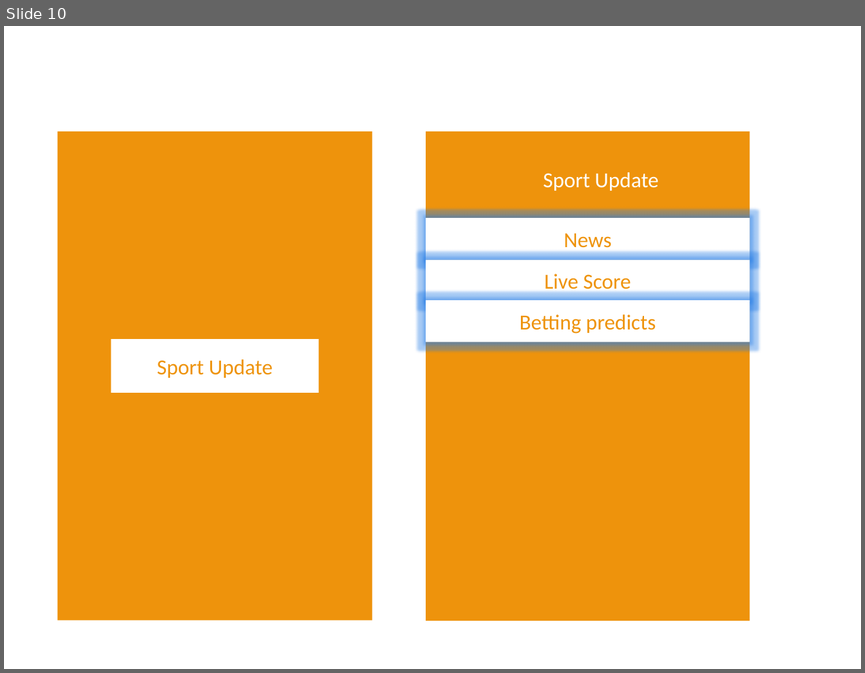
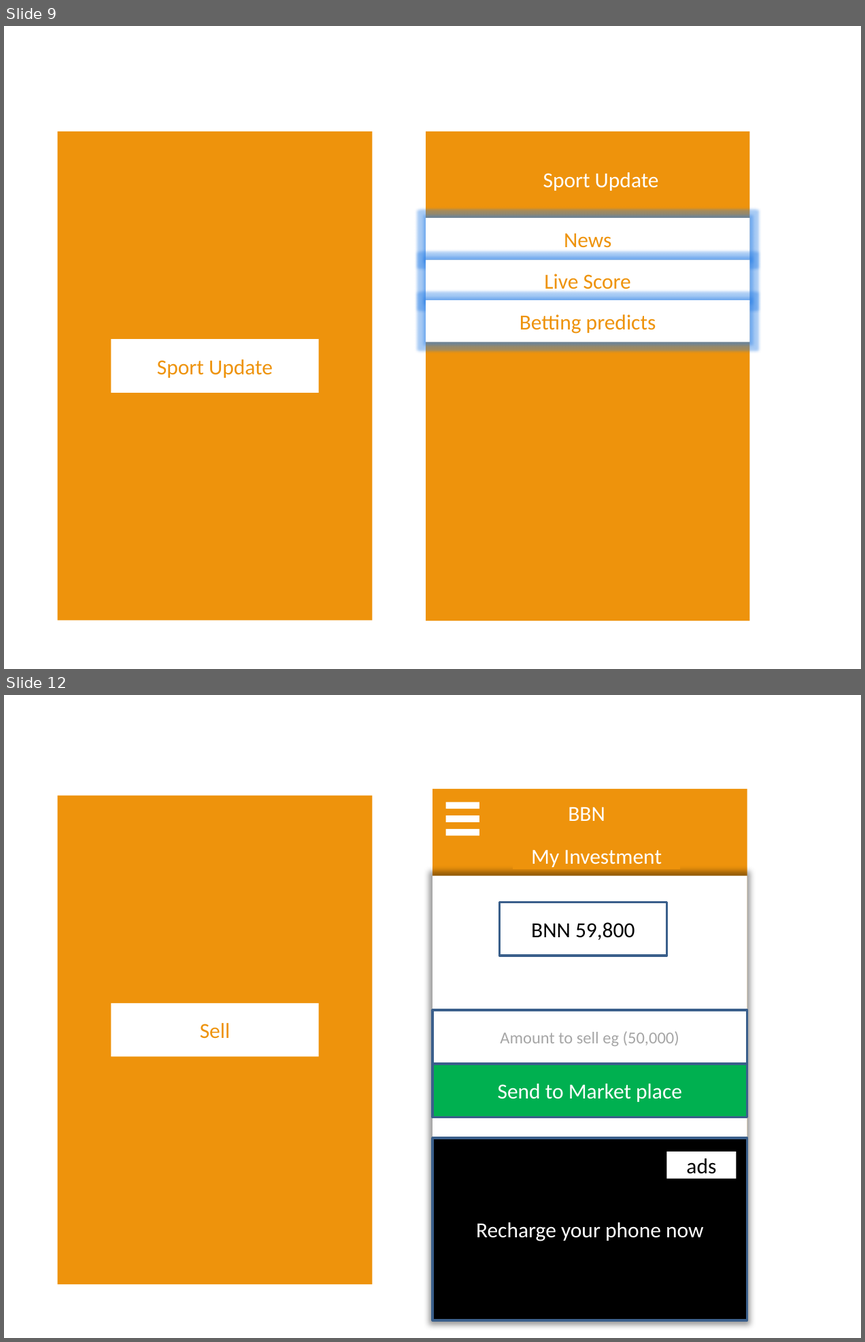
Before and after one commit to kleitz/BoonBuy, a slide deck: designs_mockups/Boonbuy Network app.pptx. Shown one above the other, each under a label of ours: slide 10 before the commit, slides 9 and 12 after it; the slides between them are not shown. The pictures are 865x673 and 865x1342 pixels, drawn with LibreOffice and Linux fonts; fonts in the diff are those of the drawing. Boxes give left, top, right and bottom in pixels: in the first picture for what was removed or moved away, otherwise in the second. Text is boxed around its words. In the diff, an @@ line names an element or a change of style, - is before the commit and + after.

```diff
--- a/designs_mockups/Boonbuy Network app.pptx
+++ b/designs_mockups/Boonbuy Network app.pptx
@@ slide 12 added at bbox=[4, 695, 861, 1338], background #FFFFFF @@
@@ rectangle added at bbox=[57, 795, 372, 1284], fill #EE930C @@
@@ rectangle added at bbox=[432, 788, 747, 1320], fill #EE930C @@
@@ rectangle added at bbox=[446, 802, 479, 809], fill #FFFFFF @@
@@ rectangle added at bbox=[446, 816, 479, 823], fill #FFFFFF @@
@@ text added at bbox=[568, 807, 605, 821], 18 pt, text #FFFFFF @@
+BBN
@@ rectangle added at bbox=[446, 829, 479, 836], fill #FFFFFF @@
@@ rectangle added at bbox=[513, 843, 680, 869], fill #EE930C, 18 pt, text #FFFFFF @@
+My Investment
@@ rectangle added at bbox=[432, 876, 747, 1320], fill #FFFFFF @@
@@ rectangle added at bbox=[499, 902, 666, 955], fill #FFFFFF, outline #3A5F8C 2 pt, 18 pt, text #000000 @@
+BNN 59,800
@@ rectangle added at bbox=[111, 1002, 318, 1057], fill #FFFFFF, 18 pt, text #EE930C @@
+Sell
@@ rectangle added at bbox=[432, 1011, 747, 1064], fill #FFFFFF, outline #3A5F8C 2 pt, 14 pt, text #A6A6A6 @@
+Amount to sell eg (50,000)
@@ rectangle added at bbox=[432, 1064, 747, 1117], fill #00B050, outline #3A5F8C 2 pt, 18 pt, text #FFFFFF @@
+Send to Market place
@@ rectangle added at bbox=[432, 1138, 747, 1321], fill #000000, outline #3A5F8C 2 pt, 18 pt, text #FFFFFF @@
+Recharge your phone now
@@ rectangle added at bbox=[666, 1151, 736, 1177], fill #FFFFFF, 18 pt, text #000000 @@
+ads
@@ what was slide 10 is now slide 9 @@
```
Also in this commit, not shown: 3 slides changed, 3 other slides added, 1 slide removed.
